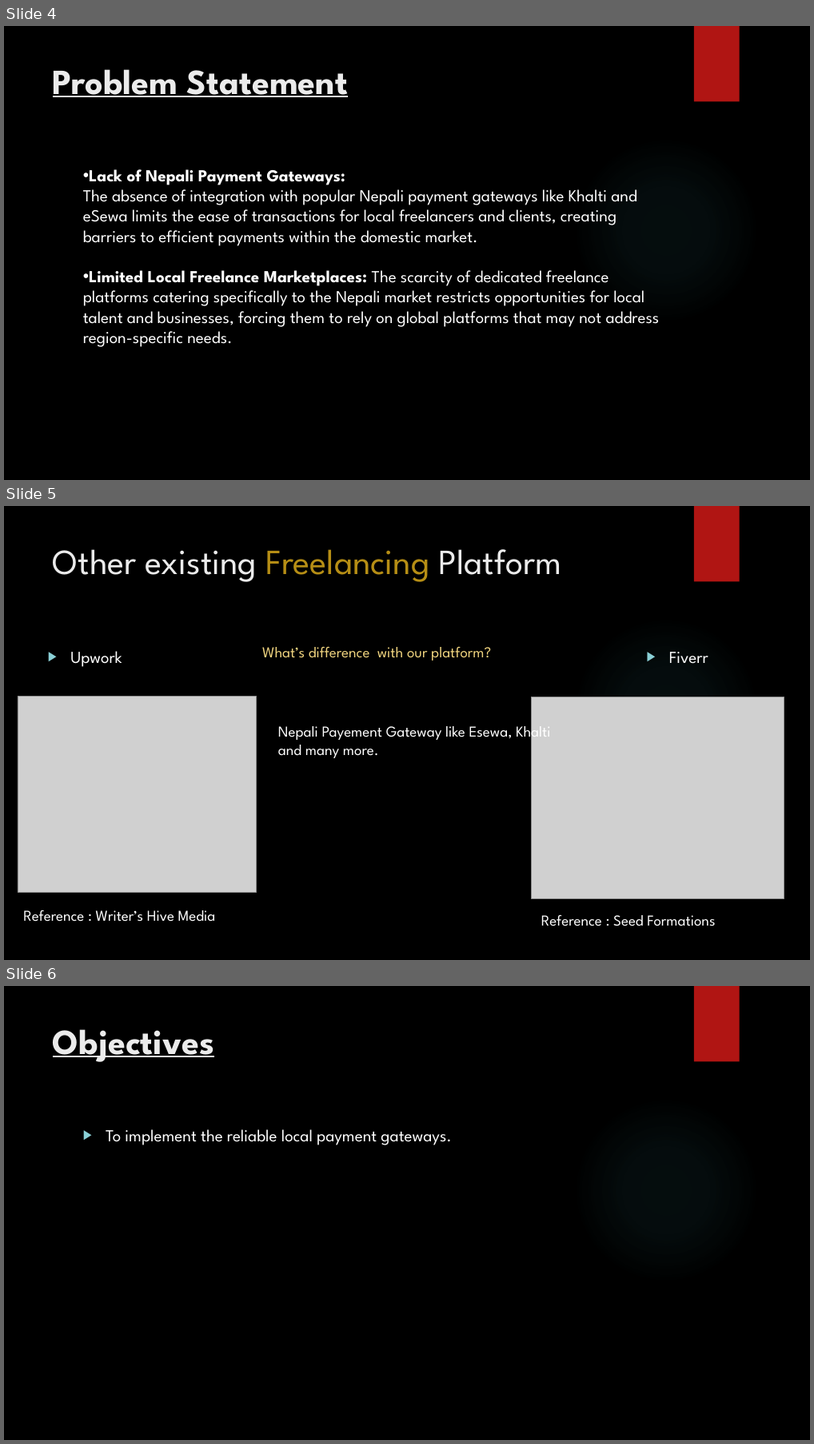
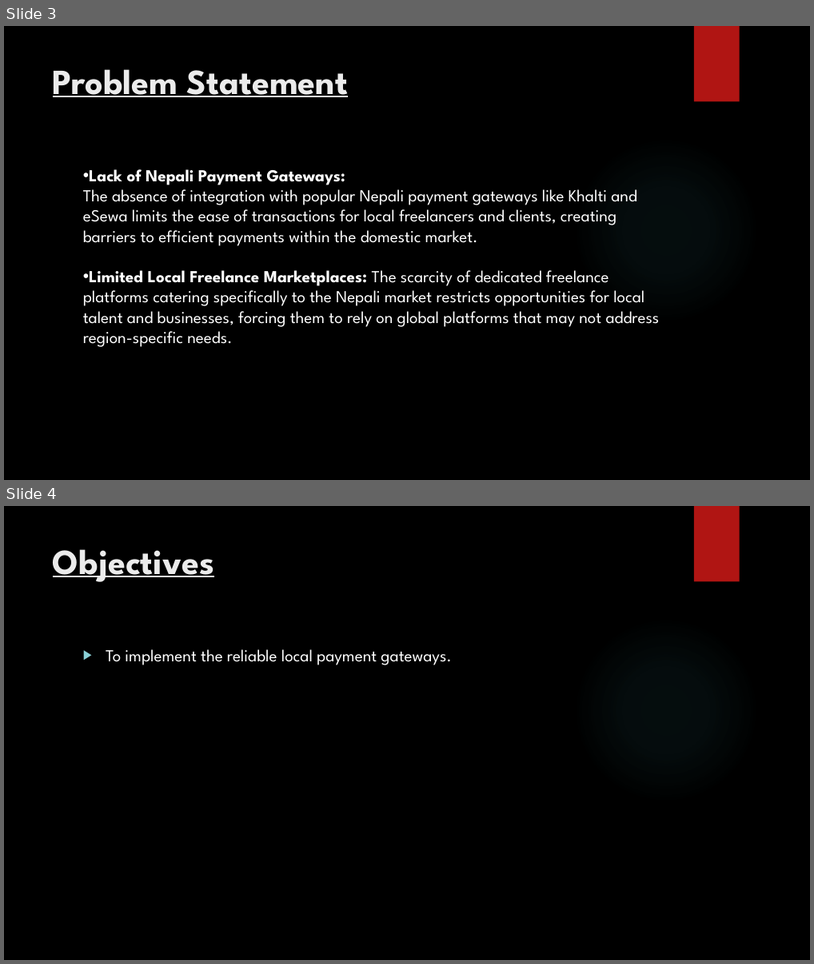
Before and after one commit to suyanthapa/Freelancing-Project, a slide deck: Documentation/Freelancing-Platform.pptx. Shown one above the other, each under a label of ours: slides 4, 5 and 6 before the commit, slides 3 and 4 after it. The pictures are 814x1444 and 814x964 pixels, drawn with LibreOffice and Linux fonts; fonts in the diff are those of the drawing; grey boxes stand for pictures; background and template pictures are left out. Boxes give left, top, right and bottom in pixels: in the first picture for what was removed or moved away, otherwise in the second. Text is boxed around its words. In the diff, an @@ line names an element or a change of style, - is before the commit and + after.

```diff
--- a/Documentation/Freelancing-Platform.pptx
+++ b/Documentation/Freelancing-Platform.pptx
@@ slide 5 removed at box(4, 506, 810, 960), background picture (left out); not listed: 2 template elements that a slide beside it also shows @@
@@ title removed at box(53, 549, 562, 582) @@
-Other existing Freelancing Platform
@@ text removed at box(262, 646, 491, 660) @@
-What’s difference with our platform?
@@ text removed at box(70, 651, 122, 667) @@
-▶ Upwork
@@ text removed at box(670, 652, 709, 664) @@
-▶ Fiverr
@@ picture removed at box(18, 696, 256, 892) @@
@@ picture removed at box(531, 696, 784, 898) @@
@@ text removed at box(278, 721, 550, 758) @@
-Nepali Payement Gateway like Esewa, Khalti and many more.
@@ text removed at box(23, 910, 216, 921) @@
-Reference : Writer’s Hive Media
@@ text removed at box(542, 914, 715, 926) @@
-Reference : Seed Formations
@@ what was slide 4 is now slide 3 @@
@@ what was slide 6 is now slide 4 @@
```
Also in this commit, not shown: 2 slides changed, 2 slides added, 1 other slide removed, 7 other files.
